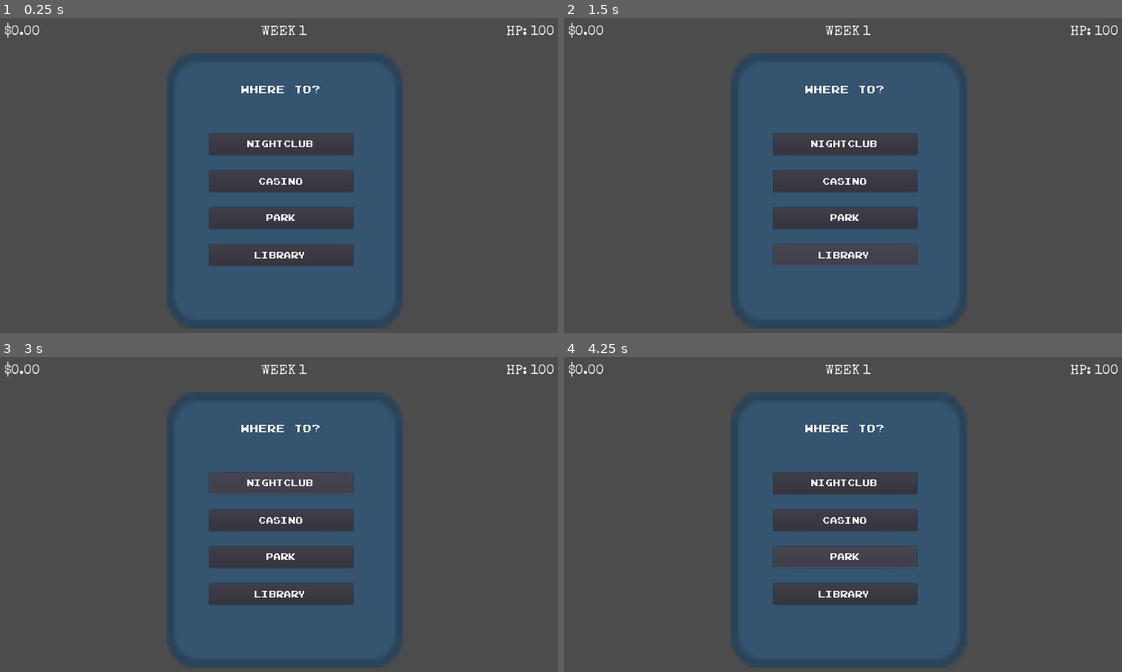
Above: before the commit, frames 1-4 (two rows, left to right).
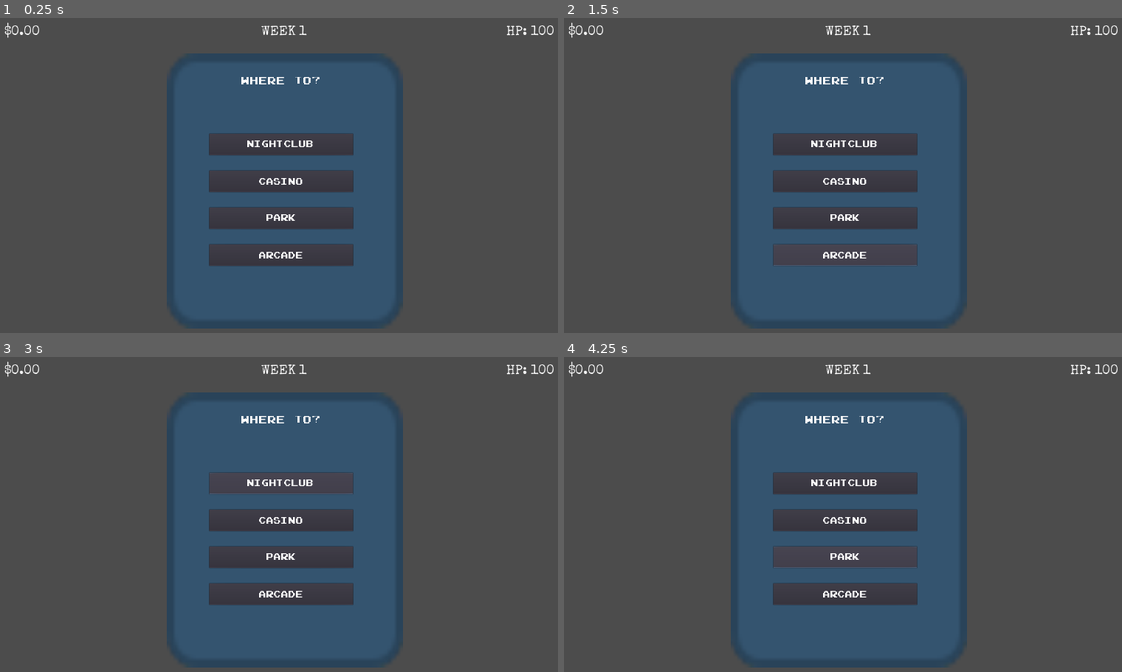
Above: after the commit, the same moments.

Repository: henryliuser/Aint-That-Sweet
Game: Godot game, scene res://menu.tscn
Two runs of this game, one before a commit and one after it. Both use one fixed random seed, a clock stepped at 60 frames per second and the inputs below. This scene is started directly instead of the project's main scene.
Inputs (mouse positions are in pixels of both pictures, inside the frame that each line leads up to):
- Up to frame 1 (0.25 s): no input
- Up to frame 2 (1.5 s): click (843, 254) at 0.5 s, where only the run before the commit has a clickable "Library"; click (843, 254) at 1.25 s, where only the run after the commit has a clickable "Arcade"
- Up to frame 3 (3 s): click (279, 593) at 2 s, where only the run after the commit has a clickable "Arcade"; click "Nightclub" at 2.75 s
- Up to frame 4 (4.25 s): click "Park" at 3.5 s

The runs differ from the first frame. In frame 1, 0.4% of the frame differs, in the area x 43-58%, y 18-77%; in frame 2, 0.4%; in frame 3, 0.4%; in frame 4, 0.4%.

Commit message:
library game but ugly

Diff:
--- /dev/null
+++ b/Background.gd
@@ -0,0 +1,6 @@
+extends Sprite
+
+func _physics_process(delta):
+	position.x -= 3
+	if position.x < -960:
+		position.x = 2850
--- /dev/null
+++ b/LibraryGame.gd
@@ -0,0 +1,32 @@
+extends Node2D
+
+var inputWord
+var currentWord
+var copyText
+var copiedText = ""
+var score  = 0
+var textFiles = ["res://Graphics/poem1.txt","res://Graphics/poem2.txt","res://Graphics/poem3.txt","res://Graphics/poem4.txt","res://Graphics/poem5.txt"]
+var allWords
+var index = 0
+
+func _ready():
+	randomize()
+	var file = File.new()
+	file.open(textFiles[randi()%5],File.READ)
+	copyText = file.get_as_text()
+	file.close()
+	allWords = copyText.split(" ")
+	$CopyText.text = copyText
+
+func _process(delta):
+	if Input.is_action_just_pressed("ui_accept"):
+		currentWord = allWords[index]
+		inputWord = $UserInput.text
+		copiedText += inputWord
+		copiedText += " "
+		var correctLength = currentWord.length()
+		var userLength = inputWord.length()
+		score += currentWord.similarity(inputWord)
+		index += 1
+		print(score)
+		$UserInput.text = ""
--- /dev/null
+++ b/LibraryGame.tscn
@@ -0,0 +1,30 @@
+[gd_scene load_steps=6 format=2]
+
+[ext_resource path="res://LibraryGame.gd" type="Script" id=1]
+[ext_resource path="res://Fonts/BLKCHCRY copy.TTF" type="DynamicFontData" id=2]
+[ext_resource path="res://Fonts/SpecialElite copy.ttf" type="DynamicFontData" id=3]
+
+[sub_resource type="DynamicFont" id=1]
+font_data = ExtResource( 2 )
+
+[sub_resource type="DynamicFont" id=2]
+font_data = ExtResource( 3 )
+
+[node name="LibraryGame" type="Node2D"]
+script = ExtResource( 1 )
+
+[node name="Background" type="Sprite" parent="."]
+
+[node name="UserInput" type="TextEdit" parent="."]
+margin_left = 834.299
+margin_top = 720.809
+margin_right = 1863.3
+margin_bottom = 893.809
+custom_fonts/font = SubResource( 1 )
+
+[node name="CopyText" type="RichTextLabel" parent="."]
+margin_left = 845.199
+margin_top = 225.253
+margin_right = 1887.2
+margin_bottom = 501.253
+custom_fonts/normal_font = SubResource( 2 )
--- a/ObstacleSpawner.gd
+++ b/ObstacleSpawner.gd
@@ -19,7 +19,7 @@
 		var enemy = load(spawned[obstacleNum]).instance()
 		enemy.global_position.x = 1919
 		if(obstacleNum < 2):
-			enemy.global_position.y = 950
+			enemy.global_position.y = 900
 		else:
 			enemy.global_position.y = randi()%500 + 200
 		if obstacleNum > 0:
--- a/ParkGame.tscn
+++ b/ParkGame.tscn
@@ -1,14 +1,16 @@
-[gd_scene load_steps=12 format=2]
+[gd_scene load_steps=14 format=2]
 
-[ext_resource path="res://ParkPlayer.gd" type="Script" id=1]
-[ext_resource path="res://icon.png" type="Texture" id=2]
-[ext_resource path="res://Dog.tscn" type="PackedScene" id=3]
-[ext_resource path="res://Bench.tscn" type="PackedScene" id=4]
-[ext_resource path="res://Frisbee.tscn" type="PackedScene" id=5]
-[ext_resource path="res://ObstacleSpawner.gd" type="Script" id=6]
+[ext_resource path="res://Graphics/dinosaurbutnot.png" type="Texture" id=1]
+[ext_resource path="res://Background.gd" type="Script" id=2]
+[ext_resource path="res://ObstacleSpawner.gd" type="Script" id=3]
+[ext_resource path="res://ParkPlayer.gd" type="Script" id=4]
+[ext_resource path="res://icon.png" type="Texture" id=5]
+[ext_resource path="res://Dog.tscn" type="PackedScene" id=6]
+[ext_resource path="res://Bench.tscn" type="PackedScene" id=7]
+[ext_resource path="res://Frisbee.tscn" type="PackedScene" id=8]
 
 [sub_resource type="RectangleShape2D" id=1]
-extents = Vector2( 960, 50 )
+extents = Vector2( 960, 100 )
 
 [sub_resource type="SpriteFrames" id=8]
 animations = [ {
@@ -49,6 +51,18 @@
 
 [node name="ParkGame" type="Node2D"]
 
+[node name="Background1" type="Sprite" parent="."]
+position = Vector2( 960, 540 )
+scale = Vector2( 0.64, 0.576 )
+texture = ExtResource( 1 )
+script = ExtResource( 2 )
+
+[node name="Background2" type="Sprite" parent="."]
+position = Vector2( 2860, 540 )
+scale = Vector2( 0.64, 0.576 )
+texture = ExtResource( 1 )
+script = ExtResource( 2 )
+
 [node name="Ground" type="StaticBody2D" parent="."]
 position = Vector2( 960, 1030 )
 
@@ -58,9 +72,12 @@
 [node name="AnimatedSprite" type="AnimatedSprite" parent="Ground"]
 frames = SubResource( 8 )
 
+[node name="ObstacleSpawner" type="Node2D" parent="."]
+script = ExtResource( 3 )
+
 [node name="Player" type="KinematicBody2D" parent="."]
-position = Vector2( 80, 880 )
-script = ExtResource( 1 )
+position = Vector2( 80, 830 )
+script = ExtResource( 4 )
 
 [node name="AnimatedSprite" type="AnimatedSprite" parent="Player"]
 scale = Vector2( 1, 3 )
@@ -76,15 +93,12 @@
 [node name="CollisionShape2D" type="CollisionShape2D" parent="Player/Hitbox"]
 shape = SubResource( 9 )
 
-[node name="Dog" parent="." instance=ExtResource( 3 )]
-position = Vector2( 3000, 950 )
+[node name="Dog" parent="." instance=ExtResource( 6 )]
+position = Vector2( 2639.5, 950 )
 
-[node name="Bench" parent="." instance=ExtResource( 4 )]
+[node name="Bench" parent="." instance=ExtResource( 7 )]
 position = Vector2( 3000, 0 )
 
-[node name="Frisbee" parent="." instance=ExtResource( 5 )]
+[node name="Frisbee" parent="." instance=ExtResource( 8 )]
 position = Vector2( 3000, 0 )
-
-[node name="ObstacleSpawner" type="Node2D" parent="."]
-script = ExtResource( 6 )
 [connection signal="area_entered" from="Player/Hitbox" to="Player" method="_on_Hitbox_area_entered"]
--- a/menu.tscn
+++ b/menu.tscn
@@ -60,24 +60,24 @@
 custom_fonts/font = SubResource( 1 )
 text = "Park"
 
-[node name="Library" type="Button" parent="."]
+[node name="Arcade" type="Button" parent="."]
 margin_left = 713.553
 margin_top = 753.149
 margin_right = 1181.55
 margin_bottom = 823.149
 
-[node name="Label5" type="Label" parent="Library"]
-margin_left = 144.959
-margin_top = 16.9432
-margin_right = 319.959
-margin_bottom = 52.9432
+[node name="Label5" type="Label" parent="Arcade"]
+margin_left = 159.783
+margin_top = 16.7461
+margin_right = 309.783
+margin_bottom = 52.7461
 custom_fonts/font = SubResource( 1 )
-text = "Library"
+text = "Arcade"
 
 [node name="Label" type="Label" parent="."]
 margin_left = 815.523
-margin_top = 228.541
+margin_top = 198.42
 margin_right = 1076.52
-margin_bottom = 270.541
+margin_bottom = 240.42
 custom_fonts/font = SubResource( 2 )
 text = "Where to?"
Binary file added: Graphics/bench.png
Not shown, added: Graphics/bench.png.import
Not shown, added: Graphics/dinosaurbutnot.png.import
Binary file added: Graphics/dog 1.png
Not shown, added: Graphics/dog 1.png.import
Binary file added: Graphics/dog 2.png
Not shown, added: Graphics/dog 2.png.import
Binary file added: Graphics/dog air.png
Not shown, added: Graphics/dog air.png.import
Binary file added: Graphics/frisbee.png
Not shown, added: Graphics/frisbee.png.import
Binary file added: Graphics/head.png
(and 8 more such lines)
